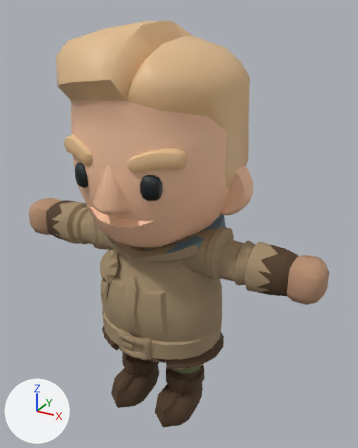
What one commit did to the glTF model apps/rinne/public/simulator/assets/PROTAGONIST_VILLAGER_V1.glb.
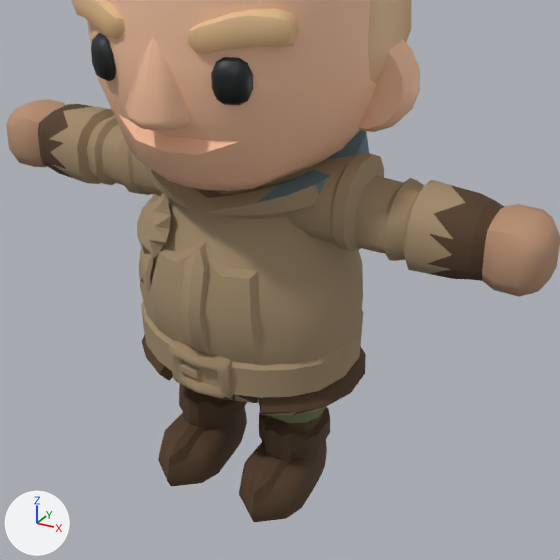
Each version is shown whole from a camera (50 mm lens) standing at (1.097, -1.812, 1.912) and looking at (0.075, 0.048, 0.982), then close up on the part from 7% to 92% of the width and 32% to 100% of the height. Arrows for +X, +Y and +Z are at lower left; the lights stay in place. The first two pictures are the older version. Vertices at exactly the same position are counted once.

In view in the first close-up: 'Protagonist_KnightPart_ArmLeft', 'Protagonist_KnightPart_ArmRight', 'Protagonist_KnightPart_Body', 'Protagonist_KnightPart_Head', 'Protagonist_KnightPart_LegLeft', 'Protagonist_KnightPart_LegRight'.
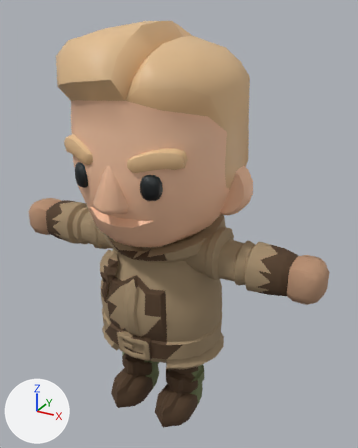
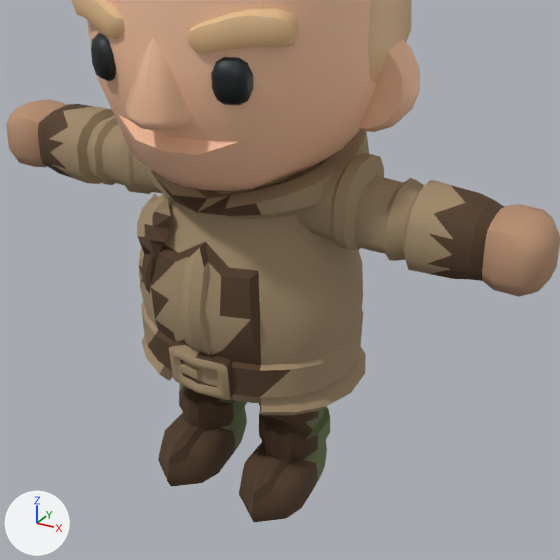
Location of each change, [x1, y1, x2, y2] in pixels of the close-ups (560 x 560 px):
part 1 of me_prototypepete_body_020, recoloured (beige to brown)
    both: [137, 181, 290, 399]
part 2 of me_prototypepete_body_020, recoloured
    both: [142, 334, 366, 415]
part 3 of me_prototypepete_body_020, recoloured
    both: [257, 130, 369, 203]
part 4 of me_cube_128, recoloured (dark green to brown)
    both: [259, 405, 319, 423]
part 5 of me_cube_128, recoloured (brown to dark green)
    both: [262, 407, 330, 482]

What changed in the scene script:
```text
Change me_prototypepete_body_020:
    where me_prototypepete_body_020.from_pydata(...)  # 540 vertices, 1052 faces; spans x -0.323..0.323, y -0.294..0.31, z 0.303..1.039
    used by ob_protagonist_knightpart_body; location = (0.0, 0.0, 0.0)
    me_prototypepete_body_020 part 1: 123 faces spanning x -0.221..0.224, y -0.275..-0.181, z 0.409..0.954 switch from mat_protagonist_linen (beige #a28b6c) to mat_protagonist_leather (brown #523c27)
    me_prototypepete_body_020 part 2: 111 faces spanning x -0.323..0.323, y -0.267..0.255, z 0.338..0.419 switch from mat_protagonist_leather (brown #523c27) to mat_protagonist_linen (beige #a28b6c)
    me_prototypepete_body_020 part 3: 100 faces spanning x -0.288..0.288, y -0.204..0.262, z 0.909..1.035 switch from mat_protagonist_blue_gray (blue #617c89) to mat_protagonist_linen (beige #a28b6c)
Change me_cube_128:
    where me_cube_128.from_pydata(...)  # 240 vertices, 476 faces; spans x 0.039..0.232, y -0.241..0.106, z 0.0..0.425
    used by ob_protagonist_knightpart_legleft; location = (0.0, 0.0, 0.0)
    me_cube_128 part 4: 58 faces spanning x 0.04..0.231, y -0.096..-0.032, z 0.234..0.425 switch from mat_protagonist_olive (dark green #6c764d) to mat_protagonist_leather (brown #523c27)
    me_cube_128 part 5: 150 faces spanning x 0.042..0.23, y -0.068..0.106, z 0.0..0.244 switch from mat_protagonist_leather (brown #523c27) to mat_protagonist_olive (dark green #6c764d)
```
